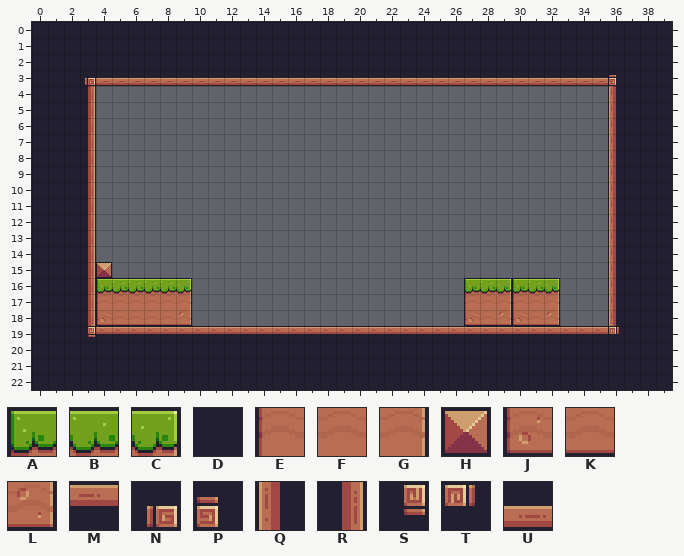
Two versions of a level (Tiled map, assets/tiles/level_01.tmx). The first picture shows the starting point.
Cells are 16x16 px. Shown: x 0..39, y 0..22.
Key: from "Horse The Game": A 6, B 7, C 8, D 23, E 28, F 29, G 30, H 34, J 50, K 51, L 52, M 89, N 91, P 92, Q 110, R 112, S 113, T 114, U 133.
_ is an empty cell.
Layer "Background" before, first column x 0:
 0 DDDDDDDDDDDDDDDDDDDDDDDDDDDDDDDDDDDDDDDD
 1 DDDDDDDDDDDDDDDDDDDDDDDDDDDDDDDDDDDDDDDD
 2 DDDDDDDDDDDDDDDDDDDDDDDDDDDDDDDDDDDDDDDD
 3 DDDNUUUUUUUUUUUUUUUUUUUUUUUUUUUUUUUUPDDD
 4 DDDR________________________________QDDD
 5 DDDR________________________________QDDD
 6 DDDR________________________________QDDD
 7 DDDR________________________________QDDD
 8 DDDR________________________________QDDD
 9 DDDR________________________________QDDD
10 DDDR________________________________QDDD
11 DDDR________________________________QDDD
12 DDDR________________________________QDDD
13 DDDR________________________________QDDD
14 DDDR________________________________QDDD
15 DDDRH_______________________________QDDD
16 DDDRABBBBC_________________ABCABC___QDDD
17 DDDREFFFFG_________________EFGEFG___QDDD
18 DDDRJKKKKL_________________JKLJKL___QDDD
19 DDDSMMMMMMMMMMMMMMMMMMMMMMMMMMMMMMMMTDDD
20 DDDDDDDDDDDDDDDDDDDDDDDDDDDDDDDDDDDDDDDD
21 DDDDDDDDDDDDDDDDDDDDDDDDDDDDDDDDDDDDDDDD
22 DDDDDDDDDDDDDDDDDDDDDDDDDDDDDDDDDDDDDDDD
The same view after the edit:
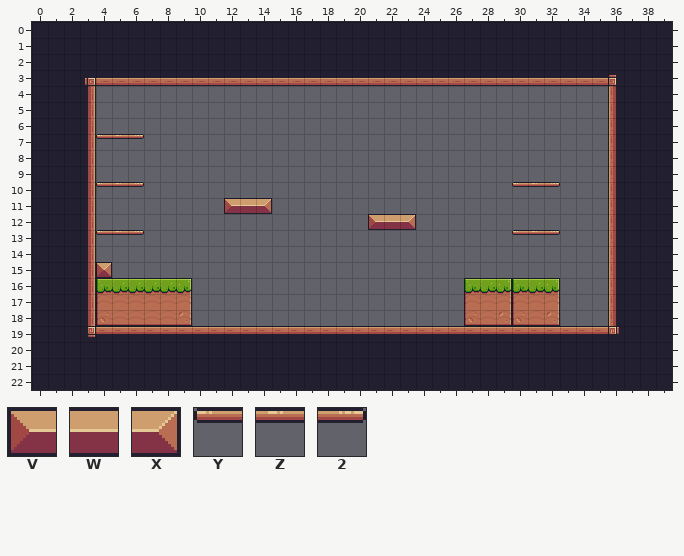
Further tiles: from "Horse The Game": V 12, W 13, X 14, Y 39, Z 40, 2 41.
Edits made:
Layer "Background":
The author put tile 2 in row 7 at x 6; in row 10 at x 6 and 32; in row 13 at x 6 and 32.
The author put tile V in row 11 at x 12; in row 12 at x 21.
The author put tile W in row 11 at x 13; in row 12 at x 22.
The author put tile X in row 11 at x 14; in row 12 at x 23.
The author put tile Y in row 7 at x 4; in row 10 at x 4 and 30; in row 13 at x 4 and 30.
The author put tile Z in row 7 at x 5; in row 10 at x 5 and 31; in row 13 at x 5 and 31.
Boxes around the changes in both pictures, in picture pixels (x1, y1, x2, y2):
added: (96, 134, 144, 139)
added: (96, 182, 144, 187)
added: (512, 182, 560, 187)
added: (224, 198, 272, 214)
added: (368, 214, 416, 230)
added: (96, 230, 144, 235)
added: (512, 230, 560, 235)
